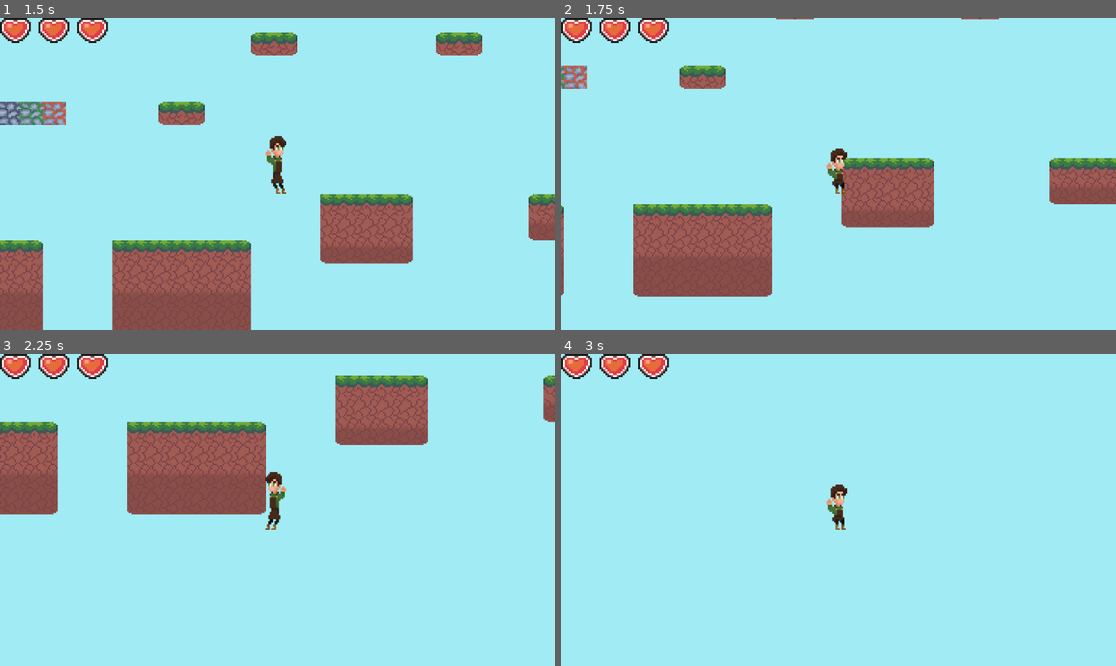
Above: before the commit, frames 1-4 (two rows, left to right).
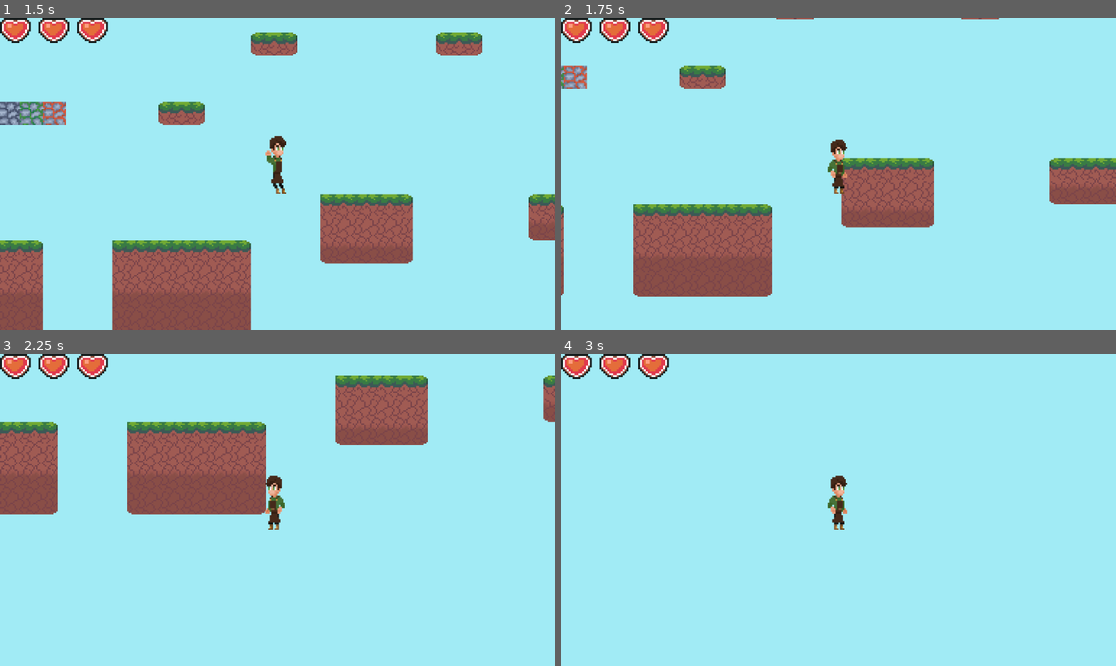
Above: after the commit, the same moments.

Repository: Vytisbrr/Shifted-by-Volt-games
Game: Godot game, scene res://Scenes/world.tscn
Same seed, same stepped clock (60 frames per second), same inputs: the game is played once before the commit and once after it.
Inputs:
- Up to frame 1 (1.5 s): hold D (move right) from 0.53 s (still down); tap Shift (Dash) at 0.6, 1.35 s; tap Space (jump) at 0.77 s
- Up to frame 2 (1.75 s): keep holding D (move right); tap Space (jump) at 1.52 s
- Up to frame 3 (2.25 s): release D (move right) at 2.03 s; hold A (move left) from 2.03 s (still down); tap Shift (Dash) at 2.1 s
- Up to frame 4 (3 s): release A (move left) at 2.78 s; hold D (move right) from 2.78 s (still down); tap Shift (Dash) at 2.85 s

Frame 1 is identical in both runs. In frame 2, 0.4% of the frame differs, in the area x 47-52%, y 38-57%; in frame 3, 0.4%; in frame 4, 0.4%.

Commit message:
Update Player.tscn

Diff:
--- a/Scenes/Player.tscn
+++ b/Scenes/Player.tscn
@@ -68,6 +68,7 @@
 [sub_resource type="Animation" id="Animation_2xtek"]
 resource_name = "fall"
 length = 0.1333
+loop_mode = 2
 tracks/0/type = "value"
 tracks/0/imported = false
 tracks/0/enabled = true
